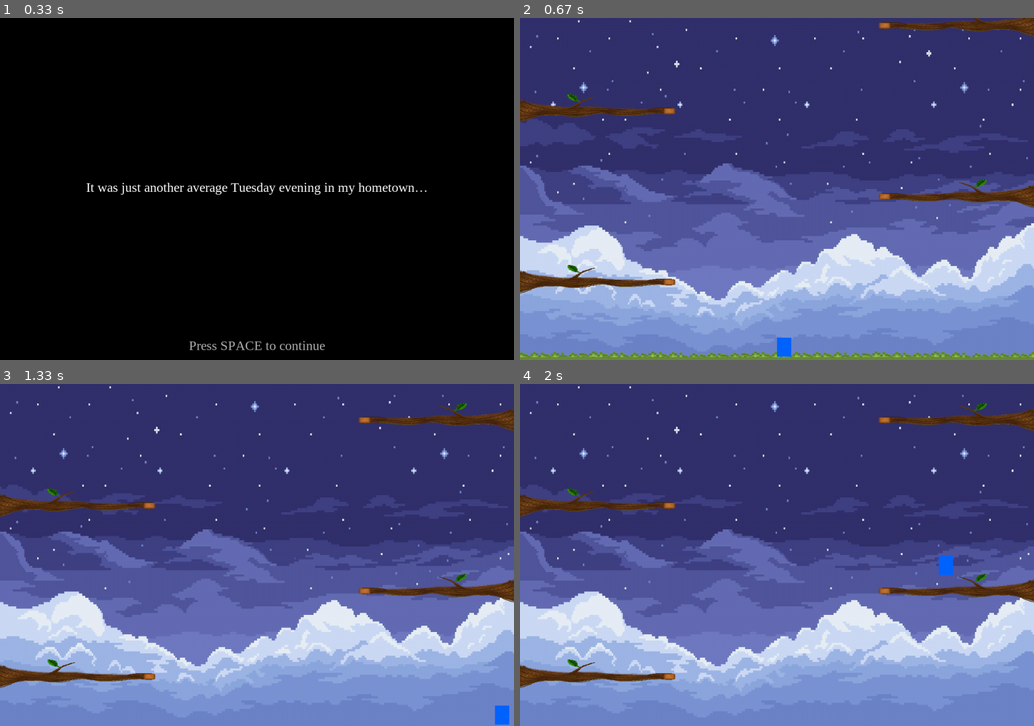
Above: before the commit, frames 1-4 (two rows, left to right).
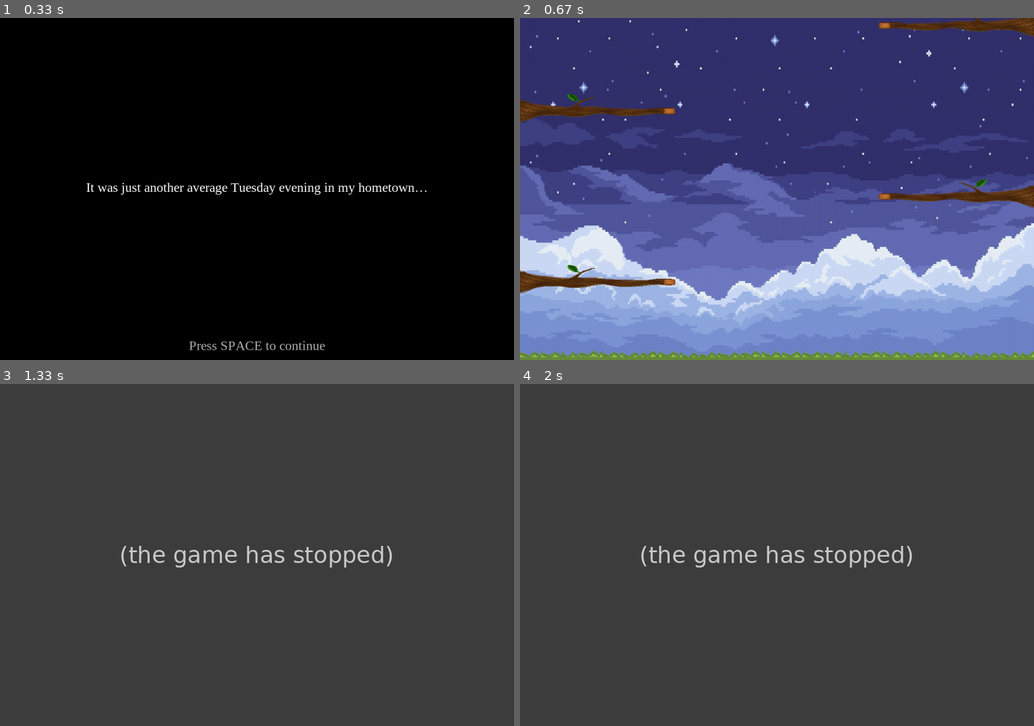
Above: after the commit, the same moments.

Repository: akira-kira16/IFI-Game-Jam-2026
Game: pygame game, started from main.py
The game is run twice, just before and just after one commit, with the same random seed, the same clock (stepped at 60 frames per second) and the same inputs.
Inputs:
- Up to frame 1 (0.33 s): no input
- Up to frame 2 (0.67 s): tap Esc at 0.33 s
- Up to frame 3 (1.33 s): hold Right 0.67-1.13 s
- Up to frame 4 (2 s): no input

Frame 1 is identical in both runs. In frame 2, 0.2% of the frame differs, in the area x 50-53%, y 93-100%; in frame 3, 100%, in the area x 0-100%, y 0-100%; in frame 4, 100%.
After the commit the program exited at 1.1 s; later frames show no game.

Commit message:
Implement player images and fog spawning logic
Added player avatar images and fog mechanics.

Diff:
--- a/main.py
+++ b/main.py
@@ -114,9 +114,15 @@
 #Branch pictures
 branch_img_left = pygame.image.load("branch.png").convert_alpha()
 branch_img_left = pygame.transform.scale(branch_img_left, (370, 60))
-
 #Flipped branch picture for right side
 branch_img_right = pygame.transform.flip(branch_img_left, True, False)
+
+#Player/avatar picture
+player_img_right = pygame.image.load("avatar.png").convert_alpha()
+player_img_right = pygame.transform.scale(player_img_right, (60, 80))
+#Flipped player picture
+player_img_left = pygame.transform.flip(player_img_right, True, False)
+current_player_img = player_img_right
 
 #Constants
 FPS = 60
@@ -134,9 +140,16 @@
 PLAYER_BLUE = (0, 100, 255)
 
 #Player Variables
-player_rect = pygame.Rect(SCREEN_WIDTH // 2, SCREEN_HEIGHT - 100, 30, 40)
+player_rect = pygame.Rect(SCREEN_WIDTH // 2, SCREEN_HEIGHT - 100, 60, 80)
 y_speed = 0
 platforms = [pygame.Rect(0, SCREEN_HEIGHT - 20, SCREEN_WIDTH, 20)]
+
+#Fog variables
+fog_list = []
+fog_speed = 0.2
+fog_spawn_rate = 60
+frame_count = 0
+fog_image = pygame.image.load("the_entity_but_bigger.png").convert_alpha()
 
 #Spawns branches
 def spawn_branch(last_y, side): #Spawns a tree branch
@@ -164,58 +177,81 @@
         if event.type == pygame.QUIT:
             run = False
 
-    #Player movement
+    # Player movement
     keys = pygame.key.get_pressed()
     if keys[pygame.K_LEFT] and player_rect.left > 0:
         player_rect.x -= 8
+        current_player_img = player_img_left
     if keys[pygame.K_RIGHT] and player_rect.right < SCREEN_WIDTH:
         player_rect.x += 8
-
-    #Gravity
+        current_player_img = player_img_right
+
+    # Gravity
     y_speed += GRAVITY
     player_rect.y += y_speed
 
-    #Resets player to the lowest visible platform if they fall off
-    if player_rect.top > SCREEN_HEIGHT:
-        if len(platforms) > 0:
-            target_plat = platforms[len(platforms)//2]
-            player_rect.bottom = target_plat.top
-            player_rect.centerx = target_plat.centerx
-            y_speed = 0
-
-    #Scrolling upwards
+    # Reset/Fall logic (Adjusted so you don't "die" by accident)
+    if player_rect.top > SCREEN_HEIGHT + 1000:
+        target_plat = platforms[0] # Go to bottom platform
+        player_rect.bottom = target_plat.top
+        player_rect.centerx = SCREEN_WIDTH // 2
+        y_speed = 0
+
+    # Scrolling upwards
     if player_rect.y < SCREEN_HEIGHT // 2:
         diff = SCREEN_HEIGHT // 2 - player_rect.y
         player_rect.y = SCREEN_HEIGHT // 2
         scroll_y += diff
         for p in platforms:
             p.y += diff
-
+        for fog in fog_list:
+            fog["rect"].y += diff
+
+    # Collision detection with platforms
     on_ground = False
-
-    #Collision detection with platforms
     for p in platforms:
         if player_rect.colliderect(p) and y_speed > 0:
-                if player_rect.bottom - y_speed <= p.top:
-                    player_rect.bottom = p.top
-                    y_speed = 0
-                    on_ground = True
-
-    #Jumping
+            if player_rect.bottom - y_speed <= p.top:
+                player_rect.bottom = p.top
+                y_speed = 0
+                on_ground = True
+
+    # Jumping
     if keys[pygame.K_SPACE] and on_ground:
         y_speed = JUMP_POWER
 
-    #More generation of treee branches
-    platforms = [p for p in platforms if p.y < SCREEN_HEIGHT + 100]
-
-    #Spawn more branches
+    # Cleanup old platforms and spawn new ones
+    platforms = [p for p in platforms if p.y < SCREEN_HEIGHT + 1000]
     while len(platforms) < 20:
         new_plat = spawn_branch(platforms[-1].y, current_side)
         platforms.append(new_plat)
         current_side = "right" if current_side == "left" else "left"
 
-    #Draw
+    # Fog Spawning Logic
+    if frame_count % fog_spawn_rate == 0:
+        fog_height = 300
+        # Spawn it way below the player
+        new_fog_rect = pygame.Rect(0, SCREEN_HEIGHT + 600, SCREEN_WIDTH, fog_height)
+
+        # Scaling the image to fit
+        fog_scaled = pygame.transform.smoothscale(fog_image, (SCREEN_WIDTH, fog_height))
+        fog_list.append({"rect": new_fog_rect, "image": fog_scaled})
+
+    #Move fog up and check for Game Over
+    for fog in fog_list:
+        fog["rect"].y -= fog_speed
+        if player_rect.colliderect(fog["rect"]):
+            print("The Entity consumed you!")
+            run = False
+
+    #Keep only the newest fog pieces to prevent lag
+    if len(fog_list) > 10:
+        fog_list.pop(0)
+
+    #DRAW SECTION
     screen.blit(background_img, (0, 0))
+
+    #Draw Platforms
     for i, p in enumerate(platforms):
         if i == 0 and p.width == SCREEN_WIDTH:
             screen.blit(ground_img, (p.x, p.y))
@@ -225,8 +261,16 @@
             else:
                 screen.blit(branch_img_left, p)
 
-    pygame.draw.rect(screen, PLAYER_BLUE, player_rect)
-
+    #Draw Fog
+    for fog in fog_list:
+        screen.blit(fog["image"], (fog["rect"].x, fog["rect"].y))
+
+    #Draw Player
+    screen.blit(current_player_img, (player_rect.x, player_rect.y))
+
+    #Update frames and display
+    frame_count += 1
     pygame.display.flip()
 
 pygame.quit()
+sys.exit()
